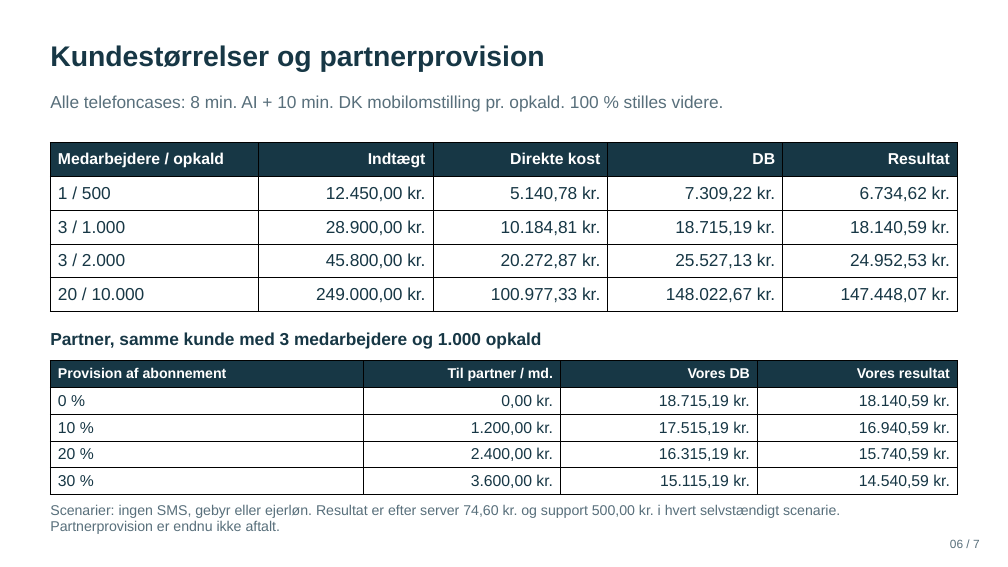
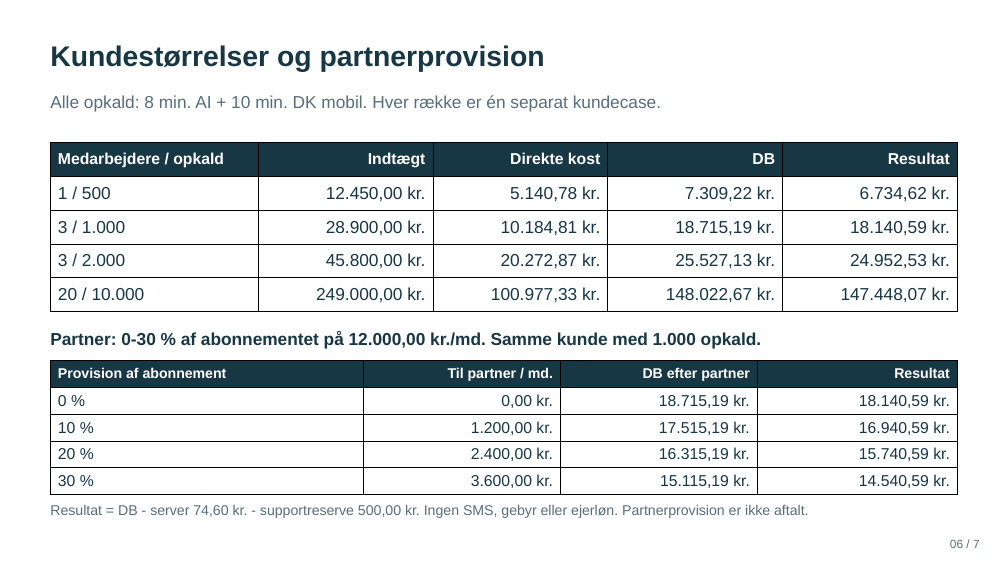
Before and after one commit to BadLegion/intelli-prisark, a slide deck: slide 6 of INTELLI-prispraesentation.pptx. Drawn at 1008x567 pixels with LibreOffice and Linux fonts; fonts in the diff are those of the drawing. Boxes give left, top, right and bottom in pixels: in the first picture for what was removed or moved away, otherwise in the second. Text is boxed around its words. In the diff, an @@ line names an element or a change of style, - is before the commit and + after.

```diff
--- a/INTELLI-prispraesentation.pptx
+++ b/INTELLI-prispraesentation.pptx
@@ text at [50,95,661,112]: text changed @@
-Alle telefoncases: 8 min. AI + 10 min. DK mobilomstilling pr. opkald. 100 % stilles videre.
+Alle opkald: 8 min. AI + 10 min. DK mobil. Hver række er én separat kundecase.
@@ text at [50,331,761,349]: text changed @@
-Partner, samme kunde med 3 medarbejdere og 1.000 opkald
+Partner: 0-30 % af abonnementet på 12.000,00 kr./md. Samme kunde med 1.000 opkald.
@@ table at [51,361,958,495] @@
-row 1, column 3: Vores DB
+row 1, column 3: DB efter partner
-row 1, column 4: Vores resultat
+row 1, column 4: Resultat
@@ text at [50,504,808,518]: text changed @@
-Scenarier: ingen SMS, gebyr eller ejerløn. Resultat er efter server 74,60 kr. og support 500,00 kr. i hvert selvstændigt scenarie. Partnerprovision er endnu ikke aftalt.
+Resultat = DB - server 74,60 kr. - supportreserve 500,00 kr. Ingen SMS, gebyr eller ejerløn. Partnerprovision er ikke aftalt.
```
Also in this commit, not shown: 6 other slides changed, 4 other files.
